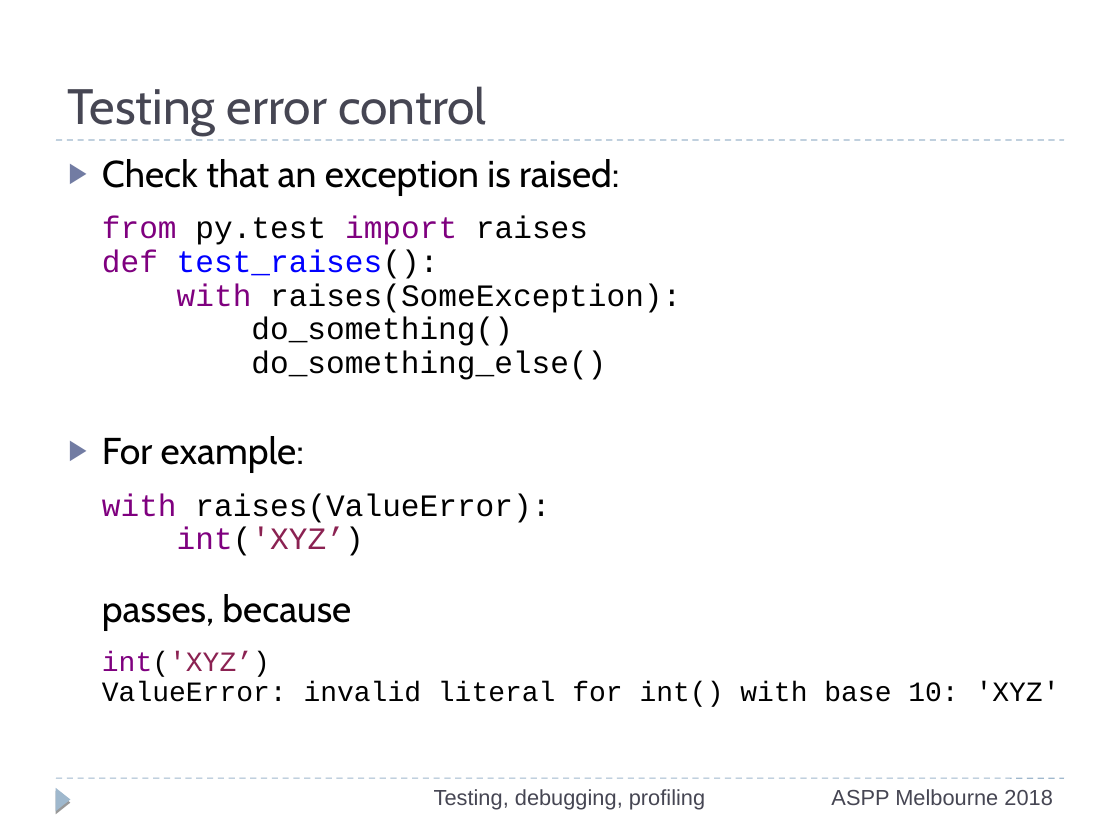
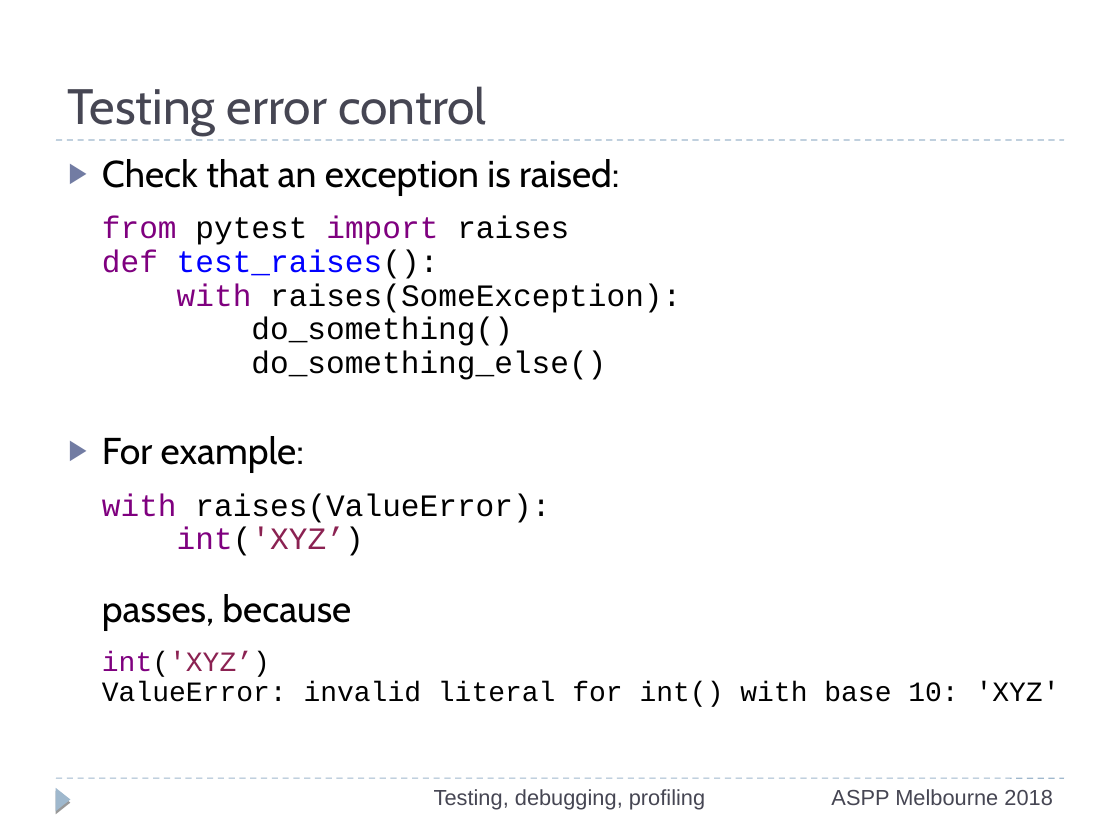
Before and after one commit to ASPP/testing_debugging_profiling, a slide deck: slide 31 of testing-debugging-profiling.odp (slide 32 before the commit). Drawn at 1120x840 pixels with LibreOffice and Linux fonts; fonts in the diff are those of the drawing. Boxes give left, top, right and bottom in pixels: in the first picture for what was removed or moved away, otherwise in the second. Text is boxed around its words. In the diff, an @@ line names an element or a change of style, - is before the commit and + after.

```diff
--- a/testing-debugging-profiling.odp
+++ b/testing-debugging-profiling.odp
@@ text at <box>102,159,681,380</box>: text changed @@
-▶ Check that an exception is raised:
-  from py.test import raises
-  def test_raises():
-  with raises(SomeException):
-  do_something()
-  do_something_else()
+▶ Check that an exception is raised:
+  from pytest import raises
+  def test_raises():
+  with raises(SomeException):
+  do_something()
+  do_something_else()
```
Also in this commit, not shown: 48 other slides changed.
